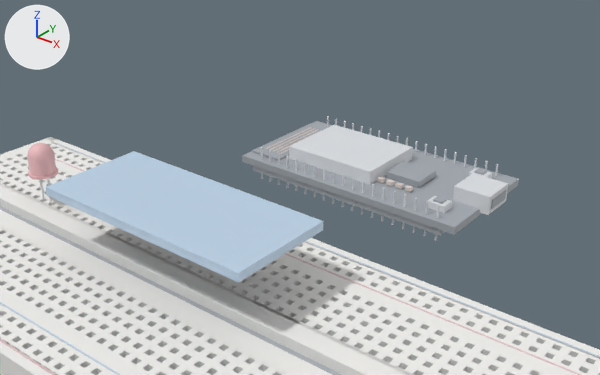
What one commit did to the glTF model mcp-server/physical_studio/bench/ready/distance-alarm/step-5.glb.
Camera for both pictures: a 50 mm camera at (0.0761, -0.0773, 0.0823) aimed at (-0.0178, 0.0401, 0.0096). Arrows for +X, +Y and +Z are at upper left; the lights stay in place. The older version comes first. Where no turn or scale is listed for an object, it has been applied to the vertices. Vertices at exactly the same position are counted once.

Script lines for the objects in view, before the commit:
```python
me_breadboard__mesh = bpy.data.meshes.new('breadboard__mesh')
me_breadboard__mesh.from_pydata(...)  # 8308 vertices, 16044 faces; spans x -0.083..0.083, y -0.028..0.028, z 0.0..0.008
me_breadboard__mesh.materials.append(mat_defaultmaterial)
me_sensor__mesh = bpy.data.meshes.new('sensor__mesh')
me_sensor__mesh.from_pydata(...)  # a box spanning x -0.039..0.006, y -0.0036..0.0164, z 0.0182..0.0198
me_sensor__mesh.materials.append(mat_defaultmaterial_004)
me_uno__mesh = bpy.data.meshes.new('uno__mesh')
me_uno__mesh.from_pydata(...)  # 708 vertices, 1176 faces; spans x -0.0435..0.0137, y 0.051..0.079, z 0.0008..0.009
me_uno__mesh.materials.append(mat_defaultmaterial_001)
ob_breadboard__mesh = bpy.data.objects.new('breadboard__mesh', me_breadboard__mesh)
ob_breadboard__mesh.location = (0.0, 0.0, 0.0)
ob_sensor__mesh = bpy.data.objects.new('sensor__mesh', me_sensor__mesh)
ob_sensor__mesh.location = (0.0, 0.0, 0.0)
ob_uno__mesh = bpy.data.objects.new('uno__mesh', me_uno__mesh)
ob_uno__mesh.location = (0.0, 0.0, 0.0)
# also in view: 'led_red__mesh' at (-0.0546, 0.0064, 0.0143)
```
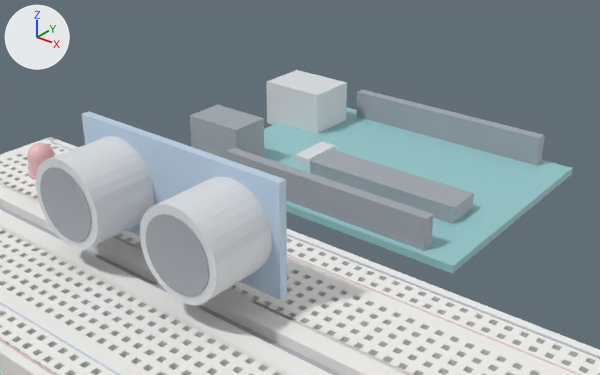
Edits to the bpy script that builds the scene:
```text
Change me_uno__mesh:
    used by ob_uno__mesh; location = (0.0, 0.0, 0.0)
    remove me_uno__mesh.from_pydata(...)  # 708 vertices, 1176 faces; spans x -0.0435..0.0137, y 0.051..0.079, z 0.0008..0.009
    add me_uno__mesh.from_pydata(...)  # 56 vertices, 84 faces; spans x -0.054..0.0183, y 0.0383..0.0917, z 0.0038..0.0158
    me_uno__mesh part 1: a new loose piece, a box spanning x -0.0503..0.0183, y 0.0383..0.0917, z 0.0042..0.0058, in mat_defaultmaterial_001
    me_uno__mesh part 2: a new loose piece, a box spanning x -0.054..-0.038, y 0.072..0.084, z 0.0048..0.0158, in mat_defaultmaterial_001
    me_uno__mesh part 3: a new loose piece, a box spanning x -0.052..-0.038, y 0.0435..0.0525, z 0.0048..0.0158, in mat_defaultmaterial_001
    me_uno__mesh part 4: a new loose piece, a box spanning x -0.0245..0.0105, y 0.052..0.06, z 0.0058..0.0093, in mat_defaultmaterial_001
    me_uno__mesh part 5: a new loose piece, a box spanning x -0.032..-0.028, y 0.056..0.066, z 0.0058..0.0074, in mat_defaultmaterial_001
    me_uno__mesh part 6: a new loose piece, a box spanning x -0.0375..0.0115, y 0.0397..0.0422, z 0.0038..0.0123, in mat_defaultmaterial_001
    me_uno__mesh part 7: a new loose piece, a box spanning x -0.0375..0.0115, y 0.0879..0.0904, z 0.0038..0.0123, in mat_defaultmaterial_001
    me_uno__mesh part 8: the loose piece of 14 vertices spanning x 0.0015..0.002, y 0.0523..0.0527, z 0.0008..0.0085 is deleted
    me_uno__mesh part 9: the loose piece of 14 vertices spanning x 0.0041..0.0046, y 0.0523..0.0527, z 0.0008..0.0085 is deleted
    me_uno__mesh part 10: the loose piece of 14 vertices spanning x 0.0066..0.0071, y 0.0523..0.0527, z 0.0008..0.0085 is deleted
    me_uno__mesh part 11: the loose piece of 14 vertices spanning x -0.0137..-0.0132, y 0.0523..0.0527, z 0.0008..0.0085 is deleted
    me_uno__mesh part 12: the loose piece of 14 vertices spanning x -0.0086..-0.0081, y 0.0523..0.0527, z 0.0008..0.0085 is deleted
    me_uno__mesh part 13: the loose piece of 14 vertices spanning x -0.0315..-0.031, y 0.0523..0.0527, z 0.0008..0.0085 is deleted
    me_uno__mesh part 14: the loose piece of 14 vertices spanning x -0.0061..-0.0056, y 0.0523..0.0527, z 0.0008..0.0085 is deleted
    me_uno__mesh part 15: the loose piece of 14 vertices spanning x -0.029..-0.0285, y 0.0523..0.0527, z 0.0008..0.0085 is deleted
    me_uno__mesh part 16: 302 vertices removed from x -0.0435..0.0137, y 0.051..0.079, z 0.0008..0.009
    other edits to the shape of me_uno__mesh do not show in these pictures
Change me_sensor__mesh:
    used by ob_sensor__mesh; location = (0.0, 0.0, 0.0)
    remove me_sensor__mesh.from_pydata(...)  # 8 vertices, 12 faces; spans x -0.039..0.006, y -0.0036..0.0164, z 0.0182..0.0198
    add me_sensor__mesh.from_pydata(...)  # 334 vertices, 632 faces; spans x -0.039..0.006, y -0.0066..0.0081, z 0.008..0.0305
    me_sensor__mesh part 17: 8 vertices removed from x -0.039..0.006, y -0.0036..0.0164, z 0.0182..0.0198; 334 vertices added at x -0.039..0.006, y -0.0066..0.0081, z 0.008..0.0305
```

What differs and where, as boxes (x1, y1, x2, y2) in the pictures (600 x 375 px):
'uno__mesh', reshaped (38% wider, 64% taller): before (242, 116, 519, 240); after (190, 70, 573, 274)
'sensor__mesh', reshaped (9% narrower, 47% taller): before (46, 151, 323, 283); after (36, 111, 287, 305)
part 1 of me_uno__mesh, added (cyan): after (264, 107, 573, 274)
part 2 of me_uno__mesh, added: after (266, 70, 347, 134)
part 3 of me_uno__mesh, added: after (190, 105, 264, 159)
part 4 of me_uno__mesh, added: after (310, 150, 474, 224)
part 5 of me_uno__mesh, added: after (295, 142, 336, 166)
part 6 of me_uno__mesh, added: after (226, 148, 433, 251)
part 7 of me_uno__mesh, added: after (356, 90, 545, 166)
part 8 of me_uno__mesh, deleted: before (413, 198, 417, 233)
part 9 of me_uno__mesh, deleted: before (424, 201, 428, 236)
part 10 of me_uno__mesh, deleted: before (435, 205, 440, 240)
part 11 of me_uno__mesh, deleted: before (351, 177, 354, 211)
part 12 of me_uno__mesh, deleted: before (371, 184, 375, 218)
part 13 of me_uno__mesh, deleted: before (286, 156, 289, 188)
part 14 of me_uno__mesh, deleted: before (381, 187, 385, 221)
part 15 of me_uno__mesh, deleted: before (295, 159, 298, 191)
part 16 of me_uno__mesh, deleted: before (242, 121, 519, 236)
